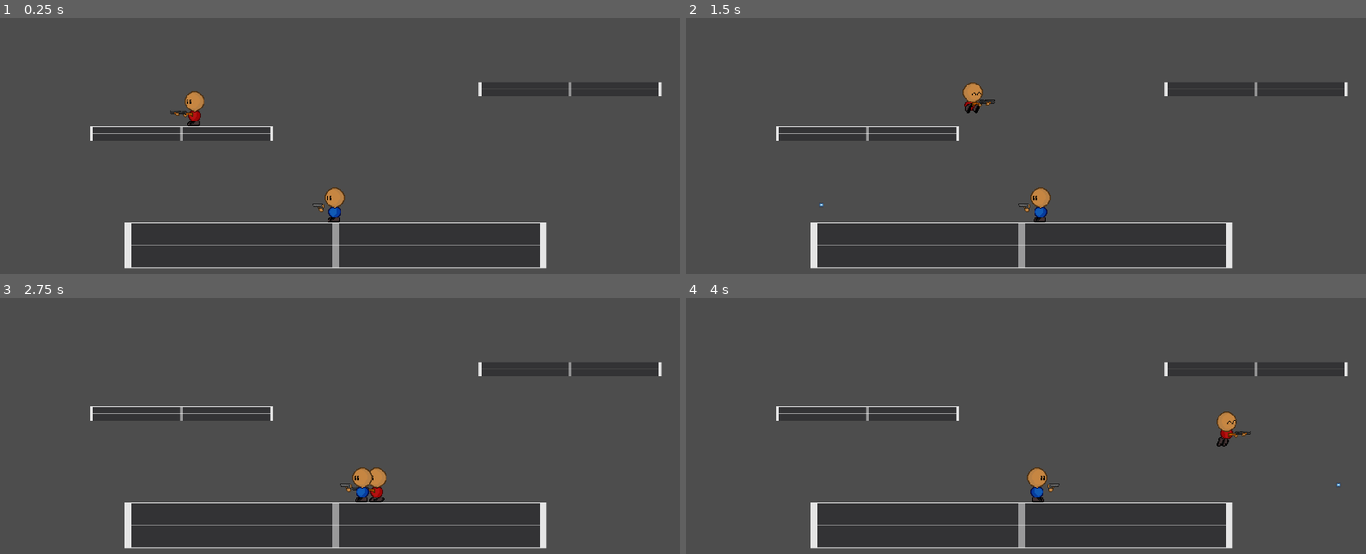
Above: before the commit, frames 1-4 (two rows, left to right).
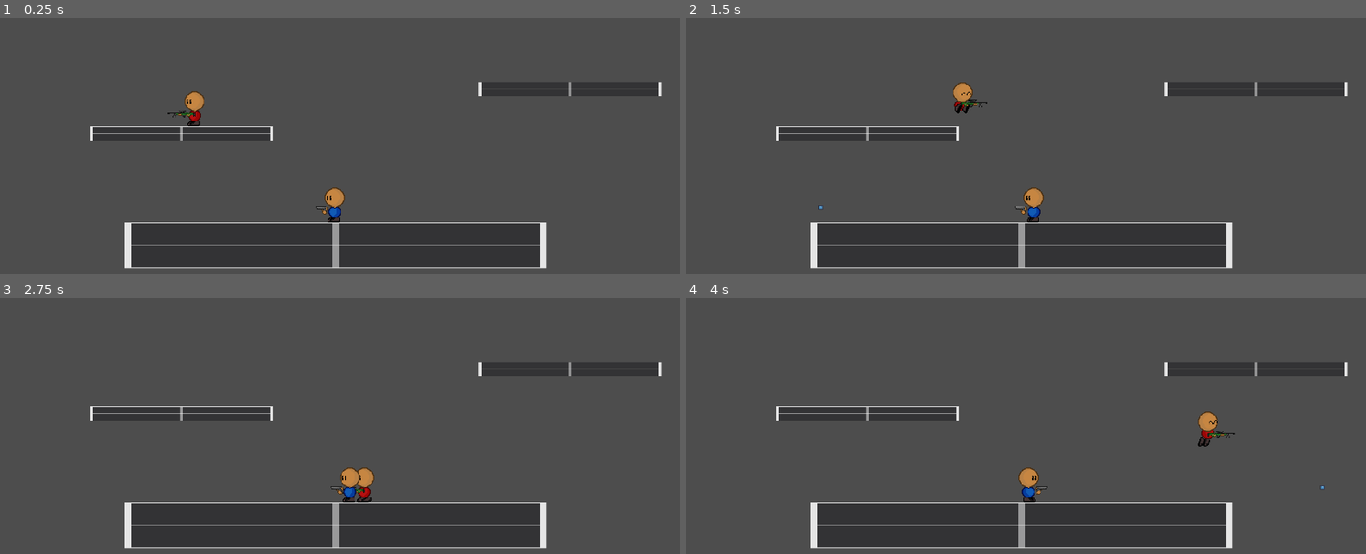
Above: after the commit, the same moments.

Repository: OmerIsBad/Trigger-Happy
Game: Godot game, scene res://Scenes/base.tscn
Same seed, same stepped clock (60 frames per second), same inputs: the game is played once before the commit and once after it. The engine's default icon, where the game draws it, is replaced by a stand-in: a white triangle on a blue panel in a dark square.
Inputs:
- Up to frame 1 (0.25 s): no input
- Up to frame 2 (1.5 s): tap Enter at 0.5 s; hold D (RIGHT) from 0.53 s (still down); tap X (SHOOT) at 0.6 s; tap W (JUMP) at 0.77 s; tap Keypad 0 (SHOOT_2) at 0.8, 1.35 s
- Up to frame 3 (2.75 s): tap W (JUMP) at 1.52 s; tap X (SHOOT) at 1.55 s; release D (RIGHT) at 2.03 s; hold A (LEFT) from 2.03 s (still down); tap Left (LEFT_2) at 2.1 s; tap Keypad 0 (SHOOT_2) at 2.3 s
- Up to frame 4 (4 s): release A (LEFT) at 2.78 s; hold D (RIGHT) from 2.78 s (still down); tap Right (RIGHT_2) at 2.85 s; tap W (JUMP) at 3.02, 3.77 s; tap X (SHOOT) at 3.05, 3.6 s; tap Keypad 0 (SHOOT_2) at 3.8 s

The runs differ from the first frame. In frame 1, 0.1% of the frame differs, in the area x 24-49%, y 36-77%; in frame 2, 0.8%; in frame 3, 0.7%; in frame 4, 1.1%, in the area x 48-97%, y 44-80%.

Commit message:
Perishable Guns
Guns now run out of ammo, When they do they are dropped (Using a fancy smancy new falling gun animation) and player is given the basic glock instead

Diff:
--- /dev/null
+++ b/Scenes/AWMSniper.tscn
@@ -0,0 +1,19 @@
+[gd_scene format=3 uid="uid://70vm4h0tt2ts"]
+
+[ext_resource type="Script" uid="uid://dxuk1s02jxd12" path="res://Scripts/AWMSniper.gd" id="1_4bl06"]
+[ext_resource type="Texture2D" uid="uid://ccli0hsjcvcyb" path="res://Assets/AWM_Sniper_In_Hand.png" id="2_vy01x"]
+
+[node name="AWMSniper" type="Node2D" unique_id=43814650]
+script = ExtResource("1_4bl06")
+
+[node name="Sprite2D" type="Sprite2D" parent="." unique_id=1150809030]
+scale = Vector2(2, 2)
+texture = ExtResource("2_vy01x")
+
+[node name="Muzzle" type="Marker2D" parent="." unique_id=1999410042]
+position = Vector2(39, -2)
+
+[node name="FireRateTimer" type="Timer" parent="." unique_id=621057328]
+one_shot = true
+
+[connection signal="timeout" from="FireRateTimer" to="." method="_on_fire_rate_timer_timeout"]
--- /dev/null
+++ b/Scenes/DroppedGun.tscn
@@ -0,0 +1,13 @@
+[gd_scene format=3 uid="uid://mm11upsjajyn"]
+
+[ext_resource type="Script" uid="uid://bi3ywos42a4eg" path="res://Scripts/DroppedGun.gd" id="1_jewd6"]
+
+[node name="DroppedGun" type="Node2D" unique_id=129773950]
+script = ExtResource("1_jewd6")
+
+[node name="GunSprite" type="Sprite2D" parent="." unique_id=1214240285]
+scale = Vector2(2, 2)
+
+[node name="DeleteTimer" type="Timer" parent="." unique_id=590417100]
+
+[connection signal="timeout" from="DeleteTimer" to="." method="_on_delete_timer_timeout"]
--- a/Scenes/Player1.tscn
+++ b/Scenes/Player1.tscn
@@ -4,7 +4,7 @@
 [ext_resource type="Texture2D" uid="uid://dcnmywy7djk7h" path="res://Assets/Player_Air_RED.png" id="2_2ale3"]
 [ext_resource type="Texture2D" uid="uid://b5fj4ew8f3pil" path="res://Assets/Player_Run_RED.png" id="2_dvont"]
 [ext_resource type="Texture2D" uid="uid://brurq1gppfwel" path="res://Assets/Player_Idle_RED.png" id="3_i047d"]
-[ext_resource type="PackedScene" uid="uid://n8i4k1p27p8m" path="res://Scenes/PumpShotgun.tscn" id="5_2ale3"]
+[ext_resource type="PackedScene" uid="uid://70vm4h0tt2ts" path="res://Scenes/AWMSniper.tscn" id="5_2ale3"]
 
 [sub_resource type="AtlasTexture" id="AtlasTexture_7m8ro"]
 atlas = ExtResource("2_2ale3")
@@ -115,7 +115,7 @@
 [node name="WeaponHolder" type="Node2D" parent="Hand" unique_id=1822474020]
 position = Vector2(28, 19)
 
-[node name="PumpShotgun" parent="Hand/WeaponHolder" unique_id=492981240 instance=ExtResource("5_2ale3")]
+[node name="AWMSniper" parent="Hand/WeaponHolder" unique_id=43814650 instance=ExtResource("5_2ale3")]
 
 [node name="CoyoteTimer" type="Timer" parent="." unique_id=468557345]
 one_shot = true
--- a/Scenes/Player2.tscn
+++ b/Scenes/Player2.tscn
@@ -113,7 +113,7 @@
 scale = Vector2(-1, 1)
 
 [node name="WeaponHolder" type="Node2D" parent="Hand" unique_id=1040076102]
-position = Vector2(38, 12)
+position = Vector2(28, 19)
 
 [node name="Glock29" parent="Hand/WeaponHolder" unique_id=40949958 instance=ExtResource("3_kfthp")]
 
--- a/Scripts/AK47.gd
+++ b/Scripts/AK47.gd
@@ -9,9 +9,9 @@
 
 
 #Gun Stats
-var Recoil = 150.0
+var Recoil = 250.0
 var FireRate = 0.15
-var MagSize = -1 #-1 for infinite
+var MagSize = 30 #-1 for infinite
 var GunName = "AK47"
 var CanShoot = true
 
@@ -36,7 +36,8 @@
 
 	if Input.is_action_pressed(ShootButton) and CanShoot:
 		Shoot()
-		ApplyRecoil()
+		if MagSize != 0:
+			ApplyRecoil()
 
 func IdentifyPlayerShoot():
 	print(get_parent().get_parent().get_parent().name)
@@ -50,6 +51,7 @@
 func Shoot():
 	if MagSize != -1: #Check if this gun has infinite ammo
 		MagSize -= 1
+
 	var Bullet = BulletScene.instantiate()
 
 	Bullet.global_position = $Muzzle.global_position
@@ -59,8 +61,10 @@
 	Bullet.Knockback = BulletKnockback
 	get_tree().current_scene.add_child(Bullet)
 
-
-	StartCooldown()
+	if MagSize == 0:
+		DestroyGun()
+	else:
+		StartCooldown()
 
 func ApplyRecoil():
 	get_parent().get_parent().get_parent().velocity.x -= Recoil * get_parent().get_parent().get_parent().Direction
@@ -72,6 +76,10 @@
 	RecoilTween.tween_property(PlayerHand, "position", KickPosition, 0.05)
 	RecoilTween.tween_property(PlayerHand, "position", RestPosition, 0.1)
 
+func DestroyGun():
+	get_parent().get_parent().get_parent().DropGun(GunName)
+	queue_free()
+
 func StartCooldown():
 	CanShoot = false
 	FireRateTimer.start(FireRate)
--- /dev/null
+++ b/Scripts/AWMSniper.gd
@@ -0,0 +1,88 @@
+extends Node2D
+
+var ShootButton
+
+var BulletScene = preload("res://Scenes/bullet.tscn")
+@onready var FireRateTimer = $FireRateTimer
+@onready var PlayerHand = get_parent().get_parent()
+
+
+
+#Gun Stats
+var Recoil = 725.0
+var FireRate = 1.75
+var MagSize = 5 #-1 for infinite
+var GunName = "AWM_Sniper"
+var CanShoot = true
+
+#Bullet Stats
+var BulletSpeed = 150.0
+var BulletLifeTime = 10.0
+var BulletKnockback = 5000
+var BulletDirection = -1
+
+# Called when the node enters the scene tree for the first time.
+func _ready() -> void:
+	IdentifyPlayerShoot()
+
+
+
+# Called every frame. 'delta' is the elapsed time since the previous frame.
+func _process(delta: float) -> void:
+	#Find direction player is facing and make bullets shoot that way now instead yuh
+	if get_parent().get_parent().get_parent().Direction != 0:
+		BulletDirection = get_parent().get_parent().get_parent().Direction
+
+
+	if Input.is_action_pressed(ShootButton) and CanShoot:
+		Shoot()
+		if MagSize != 0:
+			ApplyRecoil()
+
+
+func IdentifyPlayerShoot():
+	print(get_parent().get_parent().get_parent().name)
+	if get_parent().get_parent().get_parent().name == "Player1":
+		ShootButton = "SHOOT"
+		print("Shoot button set as ", ShootButton, " FOR ", get_parent().get_parent().get_parent().name)
+	elif get_parent().get_parent().get_parent().name == "Player2":
+		ShootButton = "SHOOT_2"
+		print("Shoot button set as ", ShootButton, " FOR ", get_parent().get_parent().get_parent().name)
+
+func Shoot():
+	if MagSize != -1: #Check if this gun has infinite ammo
+		MagSize -= 1
+	var Bullet = BulletScene.instantiate()
+
+	Bullet.global_position = $Muzzle.global_position
+	Bullet.Direction = BulletDirection
+	Bullet.Speed = BulletSpeed
+	Bullet.Lifetime = BulletLifeTime
+	Bullet.Knockback = BulletKnockback
+	get_tree().current_scene.add_child(Bullet)
+
+	if MagSize == 0:
+		DestroyGun()
+	else:
+		StartCooldown()
+
+func ApplyRecoil():
+	get_parent().get_parent().get_parent().velocity.x -= Recoil * get_parent().get_parent().get_parent().Direction
+
+	var RestPosition = PlayerHand.position
+	var KickPosition = RestPosition + Vector2(-15 * BulletDirection, 0)
+
+	var RecoilTween = create_tween().set_trans(Tween.TRANS_EXPO).set_ease(Tween.EASE_OUT)
+	RecoilTween.tween_property(PlayerHand, "position", KickPosition, 0.05)
+	RecoilTween.tween_property(PlayerHand, "position", RestPosition, 0.1)
+
+func StartCooldown():
+	CanShoot = false
+	FireRateTimer.start(FireRate)
+
+func DestroyGun():
+	get_parent().get_parent().get_parent().DropGun(GunName)
+	queue_free()
+
+func _on_fire_rate_timer_timeout() -> void:
+	CanShoot = true
--- /dev/null
+++ b/Scripts/DroppedGun.gd
@@ -0,0 +1,15 @@
+extends Node2D
+
+var DeletionTime = 20.0
+var ShitHowMuchShouldItMove = -5
+var ShitWhatsTheGravity = -1
+
+func _process(delta: float) -> void:
+	var GunSprite = $GunSprite
+	GunSprite.rotation += 0.1
+
+	GunSprite.position.y += ShitHowMuchShouldItMove
+	ShitHowMuchShouldItMove -= ShitWhatsTheGravity
+
+func _on_delete_timer_timeout() -> void:
+	queue_free()
--- a/Scripts/Glock29.gd
+++ b/Scripts/Glock29.gd
@@ -9,7 +9,7 @@
 
 
 #Gun Stats
-var Recoil = 315.0
+var Recoil = 250.0
 var FireRate = 0.4
 var MagSize = -1 #-1 for infinite
 var GunName
--- a/Scripts/PumpShotgun.gd
+++ b/Scripts/PumpShotgun.gd
@@ -11,14 +11,14 @@
 #Gun Stats
 var Recoil = 650.0
 var FireRate = 1.0
-var MagSize = -1 #-1 for infinite
+var MagSize = 8 #-1 for infinite
 var GunName = "PumpShotgun"
 var CanShoot = true
 
 #Bullet Stats
 var BulletSpeed = 150.0
 var BulletLifeTime = 0.015
-var BulletKnockback = 3250
+var BulletKnockback = 4250
 var BulletDirection = -1
 
 # Called when the node enters the scene tree for the first time.
@@ -36,7 +36,8 @@
 
 	if Input.is_action_pressed(ShootButton) and CanShoot:
 		Shoot()
-		ApplyRecoil()
+		if MagSize != 0:
+			ApplyRecoil()
 
 func IdentifyPlayerShoot():
 	print(get_parent().get_parent().get_parent().name)
@@ -59,8 +60,10 @@
 	Bullet.Knockback = BulletKnockback
 	get_tree().current_scene.add_child(Bullet)
 
-
-	StartCooldown()
+	if MagSize == 0:
+		DestroyGun()
+	else:
+		StartCooldown()
 
 func ApplyRecoil():
 	get_parent().get_parent().get_parent().velocity.x -= Recoil * get_parent().get_parent().get_parent().Direction
@@ -76,7 +79,9 @@
 	CanShoot = false
 	FireRateTimer.start(FireRate)
 
-
+func DestroyGun():
+	get_parent().get_parent().get_parent().DropGun(GunName)
+	queue_free()
 
 func _on_fire_rate_timer_timeout() -> void:
 	CanShoot = true
--- a/Scripts/player.gd
+++ b/Scripts/player.gd
@@ -1,8 +1,10 @@
 extends CharacterBody2D
 
 @onready var HandNode = $Hand
+@onready var WeaponHolderNode = $Hand/WeaponHolder
 @onready var CoyoteTimerNode = $CoyoteTimer
 @onready var AnimatedSprite = $AnimatedSprite2D
+
 
 var CoyoteTime = 0.15
 var CanJump = true
@@ -141,6 +143,20 @@
 	print("knockback of ", Knockback)
 	velocity.x += Knockback * PushDirection
 
+func DropGun(GunName: String):
+	var DroppedGunScene = preload("res://Scenes/DroppedGun.tscn")
+	var DroppedGun = DroppedGunScene.instantiate()
+
+	DroppedGun.get_node("GunSprite").texture = load("res://Assets/OnlyGuns/" + GunName + ".png")
+	DroppedGun.position = position
+
+	get_tree().current_scene.add_child(DroppedGun)
+
+	#Give Player Basic Glock
+	var GlockScene = preload("res://Scenes/Glock29.tscn")
+	var Glock = GlockScene.instantiate()
+	WeaponHolderNode.add_child(Glock)
+
 
 func _on_coyote_timer_timeout() -> void:
 	CanJump = false
Binary file added: Assets/OnlyGuns/AK47.png
Not shown, added: Assets/OnlyGuns/AK47.png.import
Binary file added: Assets/OnlyGuns/AWM_Sniper.png
Not shown, added: Assets/OnlyGuns/AWM_Sniper.png.import
Binary file added: Assets/OnlyGuns/Glock26.png
Not shown, added: Assets/OnlyGuns/Glock26.png.import
Binary file added: Assets/OnlyGuns/Minigun.png
Not shown, added: Assets/OnlyGuns/Minigun.png.import
Binary file added: Assets/OnlyGuns/PumpShotgun.png
Not shown, added: Assets/OnlyGuns/PumpShotgun.png.import
Not shown, added: Scripts/AWMSniper.gd.uid
Not shown, added: Scripts/DroppedGun.gd.uid
